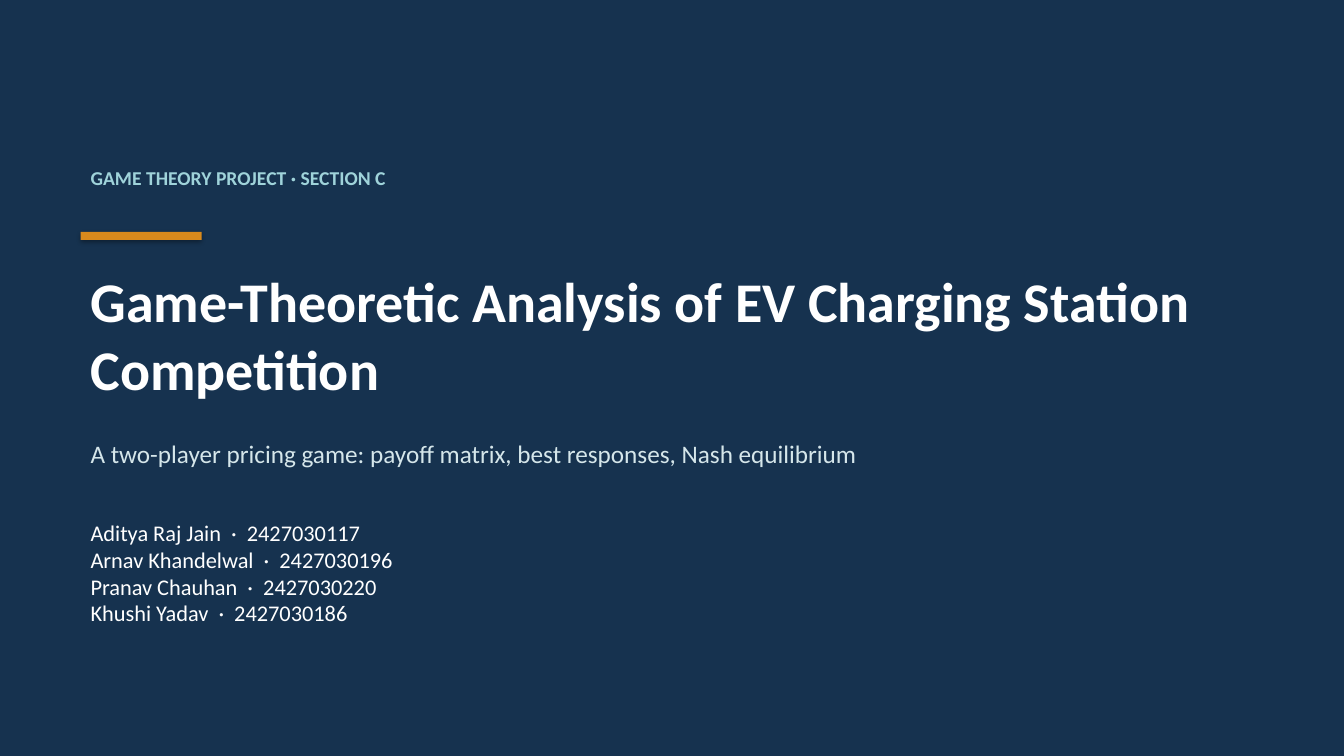
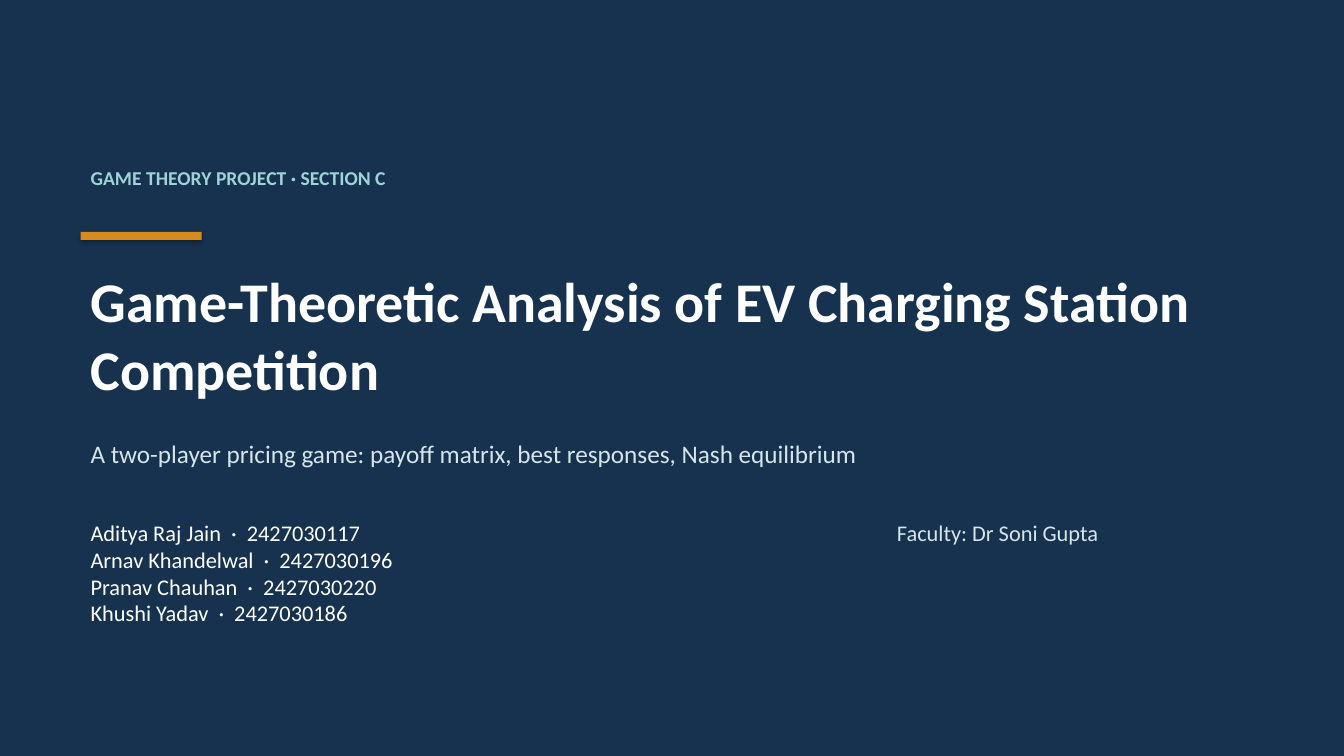
Before and after one commit to adityarjain/ev-charging-game-theory, a slide deck: slide 1 of presentation.pptx. Drawn at 1344x756 pixels with LibreOffice and Linux fonts; fonts in the diff are those of the drawing. Boxes give left, top, right and bottom in pixels: in the first picture for what was removed or moved away, otherwise in the second. Text is boxed around its words. In the diff, an @@ line names an element or a change of style, - is before the commit and + after.

Commit message:
Add faculty (Dr Soni Gupta), remove submission date

```diff
--- a/presentation.pptx
+++ b/presentation.pptx
@@ text added at <box>897,525,1098,545</box>, 16 pt, text #D5E6EA @@
+Faculty: Dr Soni Gupta
```
Also in this commit, not shown: 7 other files.
